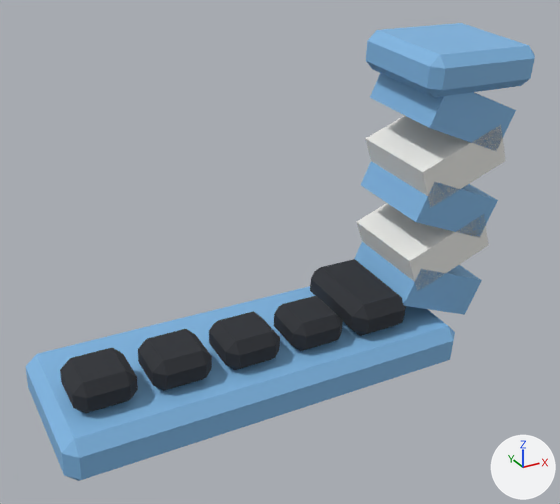
One commit to the glTF model public/models/quickreply_m1_2.glb: the scene before it, then after it.
The view is the same before and after, from a 50 mm lens placed at (-0.338, -0.646, 0.49), pointed at (0.007, -0.019, 0.177). Lighting does not change. The marker at lower right points along +X, +Y and +Z. The first picture is the older version. Where no turn or scale is listed for an object, it has been applied to the vertices. Vertices at exactly the same position are counted once.

In view in the first picture: 'quickreply_m1_2_mesh'.
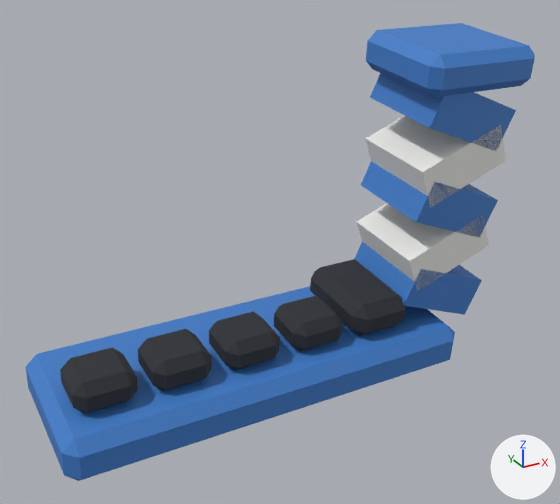
Edits to the scene script, one JSON object a line:
```json
{"op": "add", "block": "mat_3e7cc9_r0_6_m0_0_e0_0", "code": ["mat_3e7cc9_r0_6_m0_0_e0_0 = principled_material('#3e7cc9_r0.6_m0.0_e0.0')", "mat_3e7cc9_r0_6_m0_0_e0_0.base_color = (0.0482, 0.202, 0.584)  # blue #3e7cc9", "mat_3e7cc9_r0_6_m0_0_e0_0.roughness = 0.6"]}
{"block": "me_quickreply_m1_2_mesh", "where": "me_quickreply_m1_2_mesh.from_pydata(...)  # 216 vertices, 380 faces; spans x -0.24..0.255, y -0.096..0.076, z 0.011..0.381"}
{"block": "me_quickreply_m1_2_mesh", "where": "# used by ob_quickreply_m1_2_mesh; location = (0.0, 0.0, 0.0)"}
{"block": "me_quickreply_m1_2_mesh", "change": "me_quickreply_m1_2_mesh part 1: all 124 faces that had it switch from mat_7fb6e3_r0_6_m0_0_e0_0 (blue #7fb6e3) to mat_3e7cc9_r0_6_m0_0_e0_0 (blue #3e7cc9)"}
```

Location of each change, (x1, y1, x2, y2) in pixels of the pictures (560 x 504 px):
```json
{"part": 1, "of": "me_quickreply_m1_2_mesh", "change": "recoloured", "before": [26, 23, 535, 481], "after": [26, 23, 535, 481], "on screen": "darker"}
```
